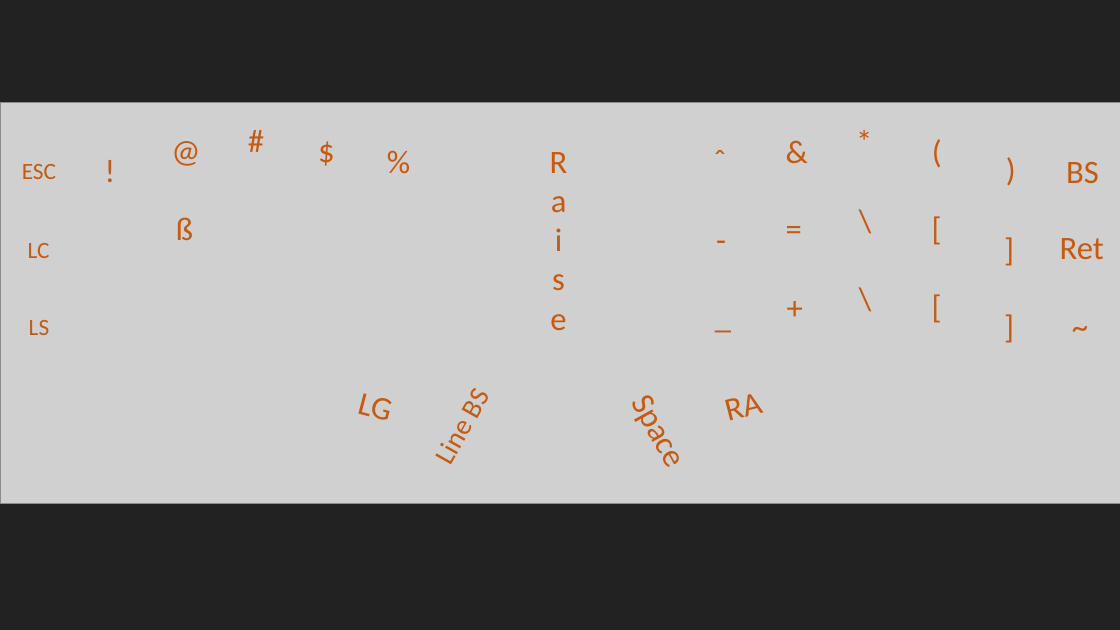
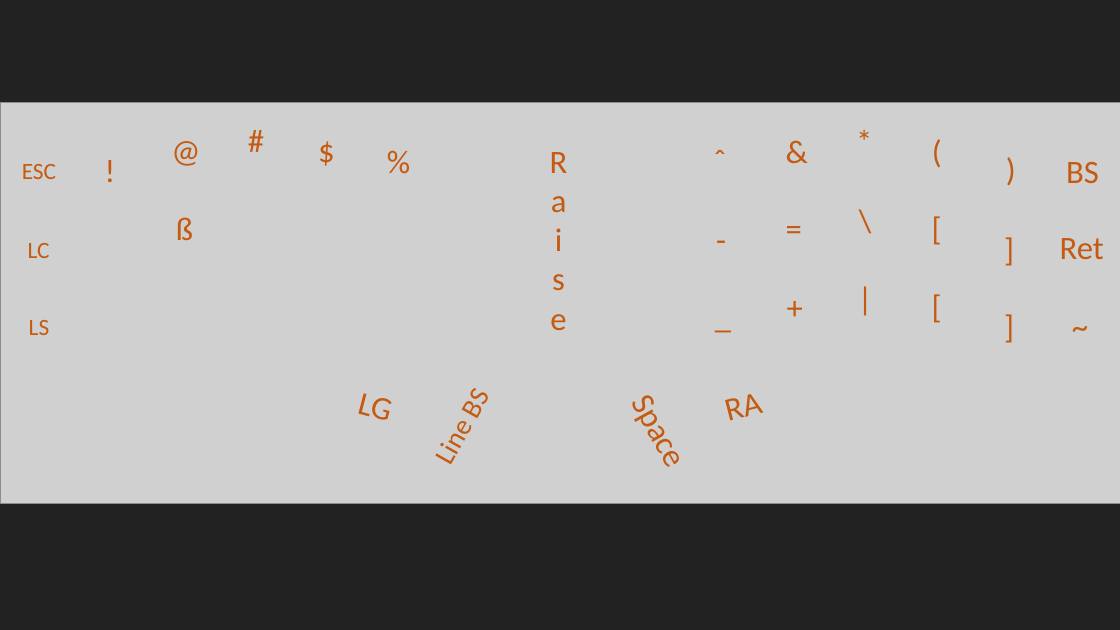
Before and after one commit to KarasVladyslav/ZMK_branch, a slide deck: slide 3 of crkbd layout.pptx. Drawn at 1120x630 pixels with LibreOffice and Linux fonts; fonts in the diff are those of the drawing; grey boxes stand for pictures. Boxes give left, top, right and bottom in pixels: in the first picture for what was removed or moved away, otherwise in the second. Text is boxed around its words. In the diff, an @@ line names an element or a change of style, - is before the commit and + after.

```diff
--- a/crkbd layout.pptx
+++ b/crkbd layout.pptx
@@ text at [844, 274, 887, 322]: text changed @@
-\
+|
```
Also in this commit, not shown: 1 other file.
